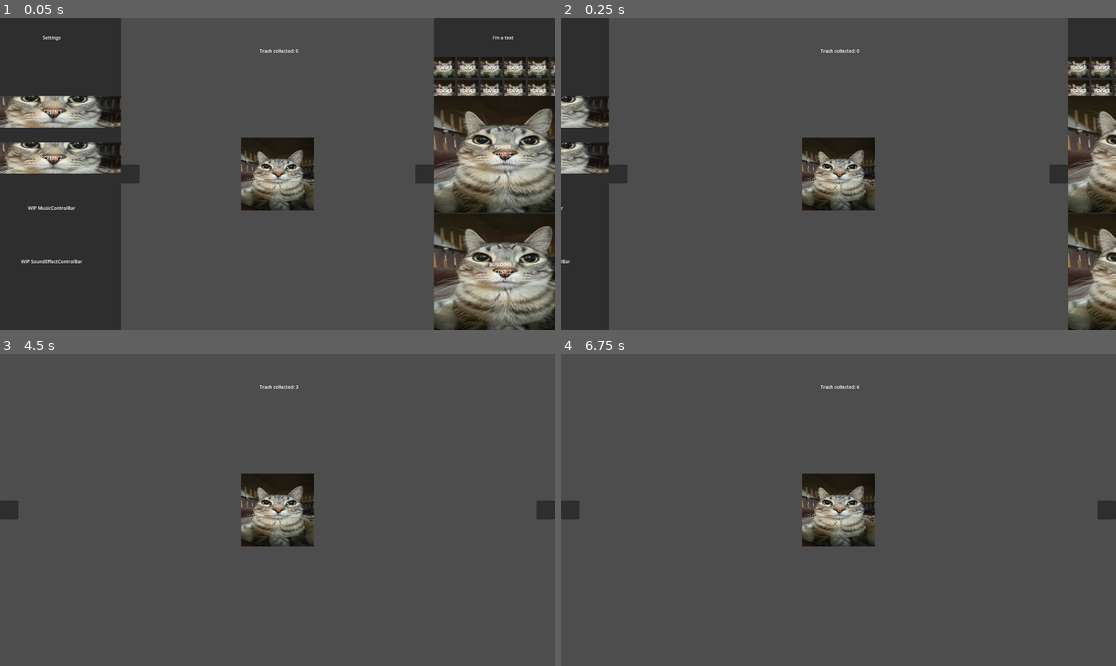
Above: before the commit, frames 1-4 (two rows, left to right).
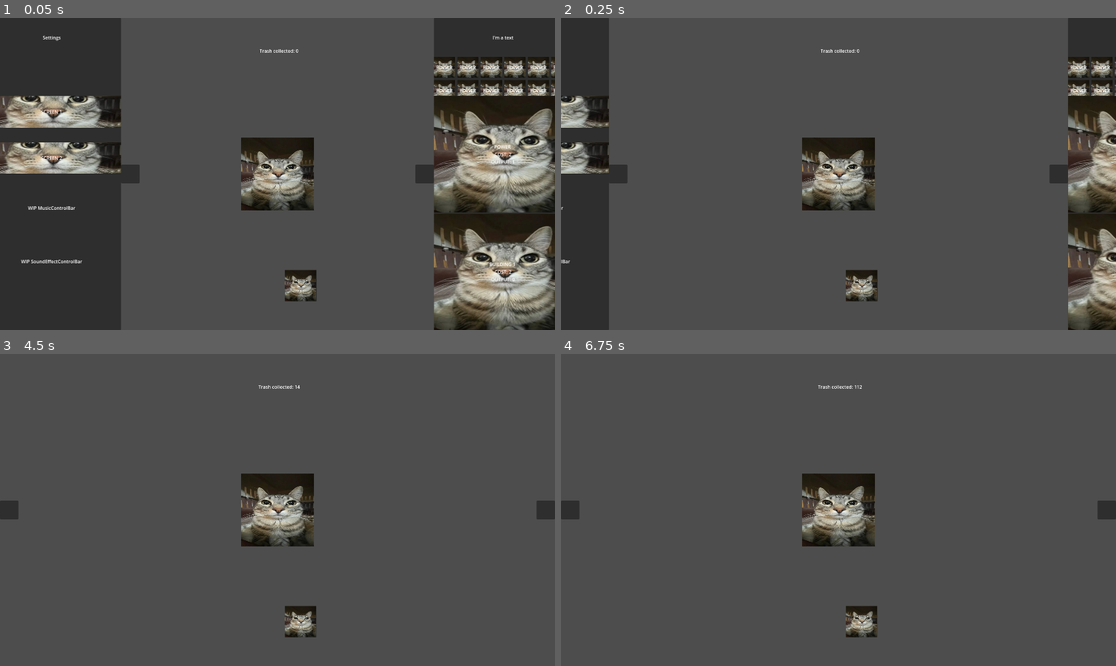
Above: after the commit, the same moments.

Repository: YamagaShiny-sudo/TrashClicker
Game: Godot game, scene res://scenes/game.tscn
The game is run twice, just before and just after one commit, with the same random seed, the same clock (stepped at 60 frames per second) and the same inputs. The engine's default icon, where the game draws it, is replaced by a stand-in: a white triangle on a blue panel in a dark square. Sound files missing from this copy of the repository are replaced by a short silence.
Inputs (mouse positions are in pixels of both pictures, inside the frame that each line leads up to):
- Up to frame 1 (0.05 s): no input
- Up to frame 2 (0.25 s): no input
- Up to frame 3 (4.5 s): click (277, 510) at 0.5 s; click (299, 622) at 1.27 s; click (277, 510) at 2 s; click (299, 622) at 2.77 s; click (277, 510) at 3.5 s; click (299, 622) at 4.27 s
- Up to frame 4 (6.75 s): tap Enter at 5, 6.5 s; tap Space at 5.75 s

The runs differ from the first frame. In frame 1, 0.5% of the frame differs, in the area x 51-58%, y 80-91%; in frame 2, 0.5%; in frame 3, 0.5%, in the area x 46-57%, y 10-91%; in frame 4, 0.5%.

Commit message:
Score Format and PowerUp
-Made the score print 1k instead of 1000 until Quadrilion
-Made collectable that give differents temporary power like autoclicker, double speed building, and multiplie score

Diff:
--- a/trashclicker/scenes/HUD.tscn
+++ b/trashclicker/scenes/HUD.tscn
@@ -121,6 +121,7 @@
 }
 
 [node name="DisableTime" type="Timer" parent="LeftMargin/LeftPanel"]
+process_callback = 0
 
 [node name="CloseButton" type="Button" parent="LeftMargin/LeftPanel"]
 layout_mode = 1
@@ -241,6 +242,7 @@
 }
 
 [node name="DisableTime" type="Timer" parent="RightMargin/RightPanel"]
+process_callback = 0
 
 [node name="CloseButton" type="Button" parent="RightMargin/RightPanel"]
 layout_mode = 1
@@ -741,8 +743,6 @@
 uppercase = true
 metadata/_edit_use_anchors_ = true
 
-[node name="BuildTimer1" type="Timer" parent="RightMargin/RightPanel/ScrollUpgrade/BoxUpgrade/Building1"]
-
 [node name="NewsLabel" type="Label" parent="RightMargin/RightPanel"]
 layout_mode = 1
 anchors_preset = -1
@@ -785,6 +785,29 @@
 horizontal_alignment = 1
 vertical_alignment = 1
 metadata/_edit_use_anchors_ = true
+
+[node name="BuildingControl" type="Node" parent="."]
+
+[node name="BuildTimer" type="Timer" parent="BuildingControl"]
+unique_name_in_owner = true
+process_callback = 0
+
+[node name="SpeedBuildingStop" type="Timer" parent="BuildingControl"]
+unique_name_in_owner = true
+process_callback = 0
+wait_time = 20.5
+
+[node name="PowerControl" type="Node" parent="."]
+
+[node name="AutoStop" type="Timer" parent="PowerControl"]
+unique_name_in_owner = true
+process_callback = 0
+wait_time = 20.1
+
+[node name="AutoClickerTimer" type="Timer" parent="PowerControl"]
+unique_name_in_owner = true
+process_callback = 0
+wait_time = 0.1
 
 [connection signal="timeout" from="LeftMargin/LeftPanel/DisableTime" to="LeftMargin/LeftPanel" method="_on_disable_time_timeout"]
 [connection signal="pressed" from="LeftMargin/LeftPanel/CloseButton" to="LeftMargin/LeftPanel" method="_on_button_pressed"]
@@ -793,5 +816,8 @@
 [connection signal="pressed" from="RightMargin/RightPanel/OneTimeBuyable/VBoxContainer/HBoxContainer/Power/PowerUpgradeButton" to="RightMargin/RightPanel/OneTimeBuyable" method="_on_button_pressed"]
 [connection signal="pressed" from="RightMargin/RightPanel/ScrollUpgrade/BoxUpgrade/Power/PowerUpgradeButton" to="." method="_on_power_upgrade_button_pressed"]
 [connection signal="pressed" from="RightMargin/RightPanel/ScrollUpgrade/BoxUpgrade/Building1/BuildUpgradeButton1" to="." method="_on_build_upgrade_button_1_pressed"]
-[connection signal="timeout" from="RightMargin/RightPanel/ScrollUpgrade/BoxUpgrade/Building1/BuildTimer1" to="." method="_on_build_timer_1_timeout"]
 [connection signal="pressed" from="Trash/TrashButton" to="." method="_main_button_pressed"]
+[connection signal="timeout" from="BuildingControl/BuildTimer" to="." method="_on_build_timer_timeout"]
+[connection signal="timeout" from="BuildingControl/SpeedBuildingStop" to="." method="_on_speed_building_stop_timeout"]
+[connection signal="timeout" from="PowerControl/AutoStop" to="." method="_on_auto_stop_timeout"]
+[connection signal="timeout" from="PowerControl/AutoClickerTimer" to="." method="_on_auto_clicker_timer_timeout"]
--- /dev/null
+++ b/trashclicker/scenes/fish.tscn
@@ -0,0 +1,16 @@
+[gd_scene load_steps=3 format=3 uid="uid://35625lcu2c8p"]
+
+[ext_resource type="Script" uid="uid://ce3ldyt0pvm3c" path="res://scripts/fish.gd" id="1_8g0i4"]
+[ext_resource type="Texture2D" uid="uid://djde8nkg1chdm" path="res://assets/cat.webp" id="1_xu20i"]
+
+[node name="Fish" type="Node2D"]
+script = ExtResource("1_8g0i4")
+
+[node name="DetectButton" type="Button" parent="."]
+offset_right = 1088.0
+offset_bottom = 1085.0
+scale = Vector2(0.1, 0.1)
+icon = ExtResource("1_xu20i")
+metadata/_edit_use_anchors_ = true
+
+[connection signal="pressed" from="DetectButton" to="." method="_on_fish_button_pressed"]
--- a/trashclicker/scenes/game.tscn
+++ b/trashclicker/scenes/game.tscn
@@ -1,8 +1,9 @@
-[gd_scene load_steps=4 format=3 uid="uid://j7w56q11xi33"]
+[gd_scene load_steps=5 format=3 uid="uid://j7w56q11xi33"]
 
-[ext_resource type="PackedScene" uid="uid://cluf3efj1r1j2" path="res://scenes/hud.tscn" id="1_uwrxv"]
-[ext_resource type="Script" uid="uid://n3a2jwky5gta" path="res://scenes/game_controller.gd" id="1_yqjtg"]
+[ext_resource type="PackedScene" uid="uid://dcs5cx6tebe2f" path="res://scenes/hud.tscn" id="1_uwrxv"]
+[ext_resource type="Script" uid="uid://n3a2jwky5gta" path="res://scripts/game_controller.gd" id="1_yqjtg"]
 [ext_resource type="AudioStream" uid="uid://d1dvbglqyjxuj" path="res://assets/Minimalistic Loops/loop.wav" id="3_lnu2h"]
+[ext_resource type="PackedScene" uid="uid://35625lcu2c8p" path="res://scenes/fish.tscn" id="4_lbhrr"]
 
 [node name="Main" type="Node"]
 script = ExtResource("1_yqjtg")
@@ -13,4 +14,7 @@
 stream = ExtResource("3_lnu2h")
 autoplay = true
 
+[node name="Fish" parent="." instance=ExtResource("4_lbhrr")]
+position = Vector2(986, 872)
+
 [connection signal="finished" from="BackgroundMusic" to="." method="_on_background_music_finished"]
--- /dev/null
+++ b/trashclicker/scripts/fish.gd
@@ -0,0 +1,23 @@
+extends Node2D
+
+var effect = ["DoubleSpeed", "AutoClick", "x2", "x3", "x4", "x5"]
+var randomChoice = randf_range(0, 5)
+
+@onready var hud = get_node("../HUD")
+func _on_fish_button_pressed() -> void:
+	if effect[randomChoice] == "DoubleSpeed":
+		hud.speed_building_power()
+	elif effect[randomChoice] == "AutoClick":
+		hud.auto_clicker()
+	elif effect[randomChoice] == "x2":
+		multi(2)
+	elif effect[randomChoice] == "x3":
+		multi(3)
+	elif effect[randomChoice] == "x4":
+		multi(4)
+	elif effect[randomChoice] == "x5":
+		multi(5)
+
+func multi(n : int) -> void:
+	hud.trash_score *= n
+	hud.update_text()
--- a/trashclicker/scripts/main.gd
+++ b/trashclicker/scripts/main.gd
@@ -8,7 +8,7 @@
 	update_text()
 
 func update_text() -> void:
-	score_label.text = "Trash collected: " + str(trash_score)
+	format_score(trash_score)
 	power_label.text = "Power \nCost: " + str(power_cost) + "\nOutput: " + str(output)
 	build_label_1.text = "Building 1 \nCost: " + str(build_cost_1) + "\nOutput: " + str(build_output_1)
 
@@ -28,18 +28,55 @@
 
 var build_cost_1 = 2
 var build_output_1 = 0
-@onready var build_timer_1: Timer = $RightMargin/RightPanel/ScrollUpgrade/BoxUpgrade/Building1/BuildTimer1
+@onready var build_timer: Timer = %BuildTimer
 @onready var build_label_1: Label = $RightMargin/RightPanel/ScrollUpgrade/BoxUpgrade/Building1/BuildLabel1
 func _on_build_upgrade_button_1_pressed() -> void:
 	if trash_score >= build_cost_1:
 		trash_score -= build_cost_1
 		build_output_1 += 1
 		build_cost_1 += 1
-		build_timer_1.start()
+		build_timer.start()
 		update_text()
 
 
-func _on_build_timer_1_timeout() -> void:
+func _on_build_timer_timeout() -> void:
 	trash_score += build_output_1
 	update_text()
-	build_timer_1.start()
+
+func format_score(score : int) -> void:
+	var lenght_score = len(str(score))
+	if lenght_score < 4:
+		score_label.text = "Trash collected: " + str(score)
+	elif lenght_score < 7:
+		score_label.text = "Trash collected: " + str("%.2f" % (float(score)/10**3), "K")
+	elif lenght_score < 10:
+		score_label.text = "Trash collected: " + str("%.2f" % (float(score)/10**6), "M")
+	elif lenght_score < 13:
+		score_label.text = "Trash collected: " + str("%.2f" % (float(score)/10**9), "B")
+	elif lenght_score < 16:
+		score_label.text = "Trash collected: " + str("%.2f" % (float(score)/10**12), "T")
+	elif lenght_score < 19:
+		score_label.text = "Trash collected: " + str("%.2f" % (float(score)/10**15), "Quad")
+
+@onready var auto_stop: Timer = %AutoStop
+@onready var auto_clicker_timer: Timer = %AutoClickerTimer
+func auto_clicker() -> void:
+	auto_clicker_timer.start()
+	auto_stop.start()
+
+func _on_auto_clicker_timer_timeout() -> void:
+	_main_button_pressed()
+
+func _on_auto_stop_timeout() -> void:
+	auto_clicker_timer.stop()
+	auto_stop.stop()
+
+
+@onready var speed_building_stop: Timer = %SpeedBuildingStop
+func speed_building_power() -> void:
+	build_timer.wait_time /= 2
+	speed_building_stop.start()
+
+func _on_speed_building_stop_timeout() -> void:
+	build_timer.wait_time *= 2
+	speed_building_stop.stop()
--- a/trashclicker/scripts/one_time_buyable.gd
+++ b/trashclicker/scripts/one_time_buyable.gd
@@ -1,7 +1,6 @@
 extends ScrollContainer
 
 @onready var hud = get_node("../../..")
-
 
 @onready var power_upgrade_button: PanelContainer = $VBoxContainer/HBoxContainer/Power
 var up_cost = 10
Not shown, added: trashclicker/scripts/fish.gd.uid
Renamed: trashclicker/scenes/game_controller.gd -> trashclicker/scripts/game_controller.gd
Renamed: trashclicker/scenes/game_controller.gd.uid -> trashclicker/scripts/game_controller.gd.uid
